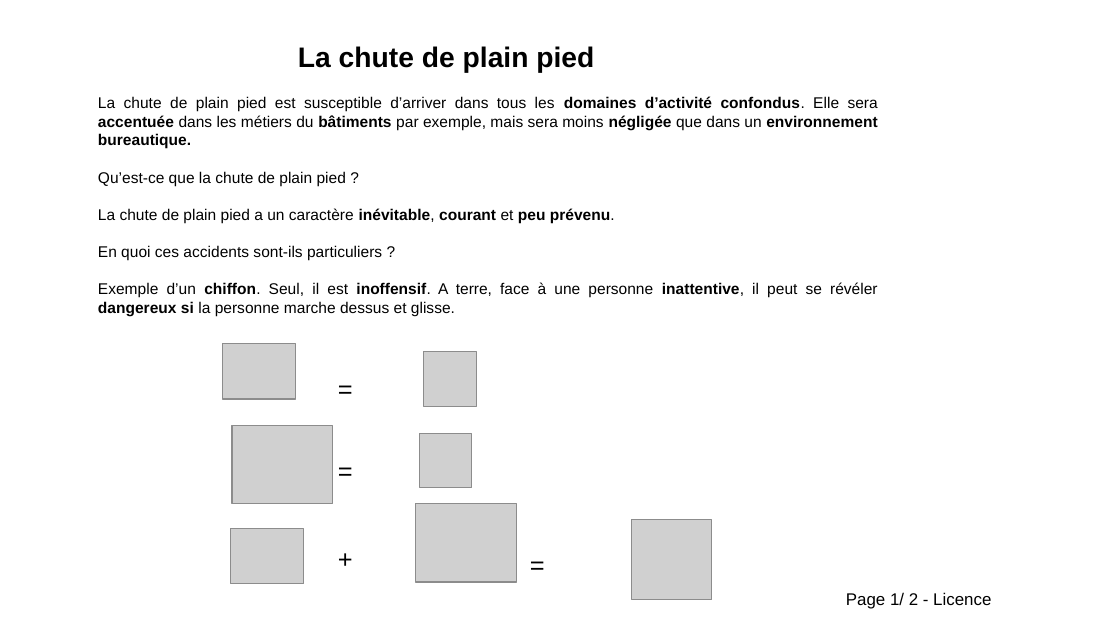
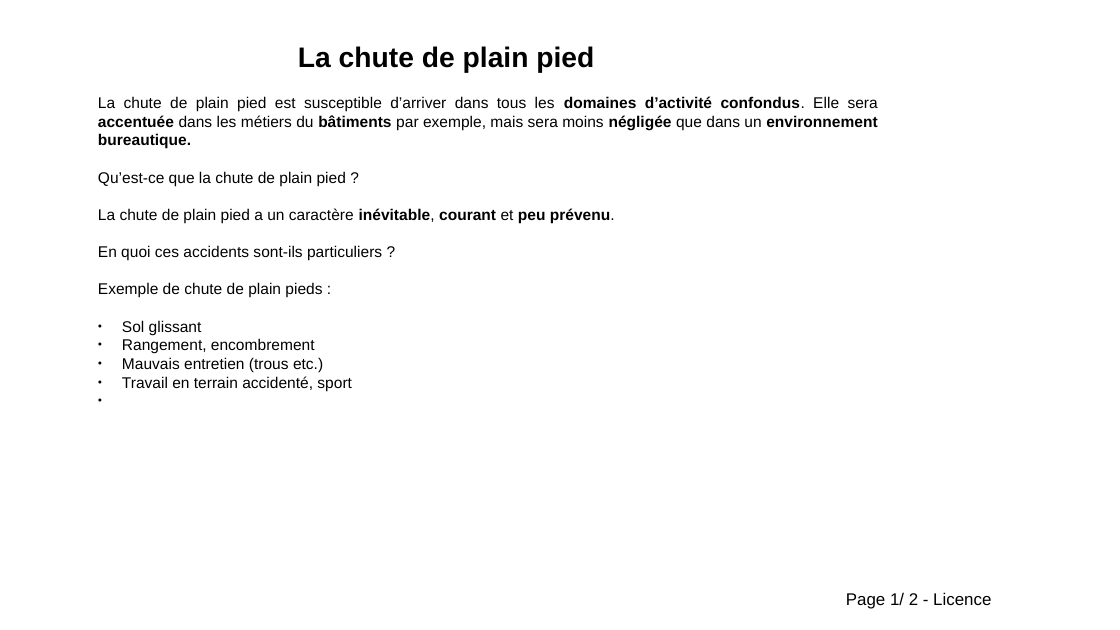
Before and after one commit to Evarisk/bibliotheque-media-risque, a slide deck: slide 1 of causerie/trebuchement-heurt-ou-autre-pertubation-du-mouvement/causerie_chute-plain-pied.odp. Drawn at 1120x630 pixels with LibreOffice and Linux fonts; fonts in the diff are those of the drawing; grey boxes stand for pictures; background and template pictures are left out. Boxes give left, top, right and bottom in pixels: in the first picture for what was removed or moved away, otherwise in the second. Text is boxed around its words. In the diff, an @@ line names an element or a change of style, - is before the commit and + after.

```diff
--- a/causerie/trebuchement-heurt-ou-autre-pertubation-du-mouvement/causerie_chute-plain-pied.odp
+++ b/causerie/trebuchement-heurt-ou-autre-pertubation-du-mouvement/causerie_chute-plain-pied.odp
@@ text at <box>98,282,352,391</box>: text changed @@
-Exemple d’un chiffon. Seul, il est inoffensif. A terre, face à une personne inattentive, il peut se révéler dangereux si la personne marche dessus et glisse.
+Exemple de chute de plain pieds :
+● Sol glissant
+● Rangement, encombrement
+● Mauvais entretien (trous etc.)
+● Travail en terrain accidenté, sport
@@ picture removed at <box>223,345,296,399</box> @@
@@ picture removed at <box>424,352,476,406</box> @@
@@ text removed at <box>328,368,424,407</box> @@
-=
@@ picture removed at <box>232,426,332,504</box> @@
@@ picture removed at <box>420,434,472,488</box> @@
@@ text removed at <box>328,450,424,489</box> @@
-=
@@ picture removed at <box>416,504,516,582</box> @@
@@ picture removed at <box>231,530,304,584</box> @@
@@ text removed at <box>328,538,417,576</box> @@
-+
@@ picture removed at <box>632,520,712,601</box> @@
@@ text removed at <box>520,544,616,582</box> @@
-=
```
